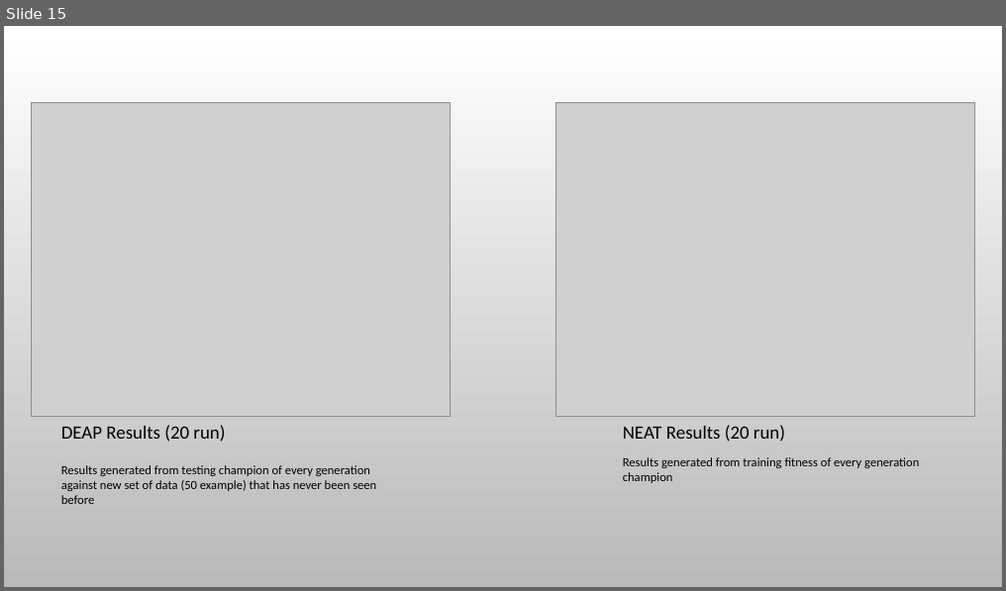
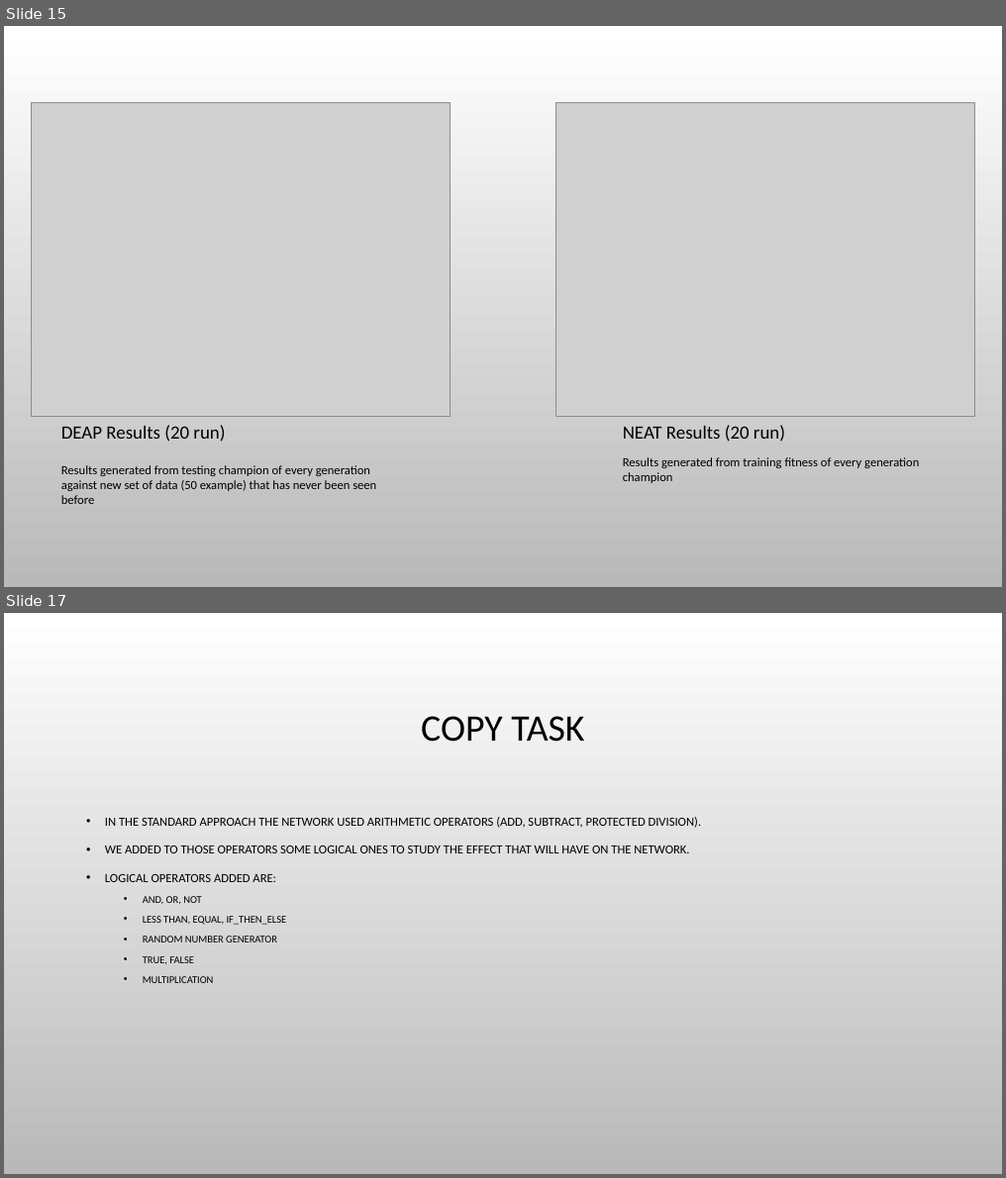
Before and after one commit to Mihyar-30614/Genetic-Programming-Benchmarking-Deep-Memory-Tasks, a slide deck: Results Showcase.pptx. Shown one above the other, each under a label of ours: slide 15 before the commit, slides 15 and 17 after it; the slides between them are not shown. The pictures are 1006x591 and 1006x1178 pixels, drawn with LibreOffice and Linux fonts; fonts in the diff are those of the drawing; grey boxes stand for pictures; background and template pictures are left out. Boxes give left, top, right and bottom in pixels: in the first picture for what was removed or moved away, otherwise in the second. Text is boxed around its words. In the diff, an @@ line names an element or a change of style, - is before the commit and + after.

```diff
--- a/Results Showcase.pptx
+++ b/Results Showcase.pptx
@@ slide 17 added at (4, 613, 1002, 1174), background picture (left out) @@
@@ title added at (421, 716, 584, 742), 36 pt, text #000000 @@
+COPY TASK
@@ text added at (105, 817, 702, 983), 12 pt, text #000000 @@
+• IN THE STANDARD APPROACH THE NETWORK USED ARITHMETIC OPERATORS (ADD, SUBTRACT, PROTECTED DIVISION).
+• WE ADDED TO THOSE OPERATORS SOME LOGICAL ONES TO STUDY THE EFFECT THAT WILL HAVE ON THE NETWORK.
+• LOGICAL OPERATORS ADDED ARE:
+  • AND, OR, NOT
+  • LESS THAN, EQUAL, IF_THEN_ELSE
+  • RANDOM NUMBER GENERATOR
+  • TRUE, FALSE
+  • MULTIPLICATION
```
Also in this commit, not shown: 4 other slides added, 15 other files.
